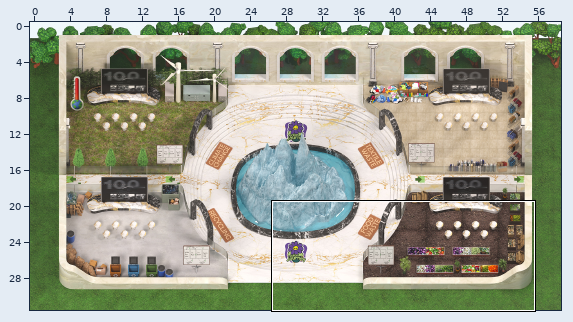
Two versions of a level (Tiled map (JSON), Symposium.tmj). The first picture is a wide view before the edit; the outline marks the close-up.
Close-up. As it was:
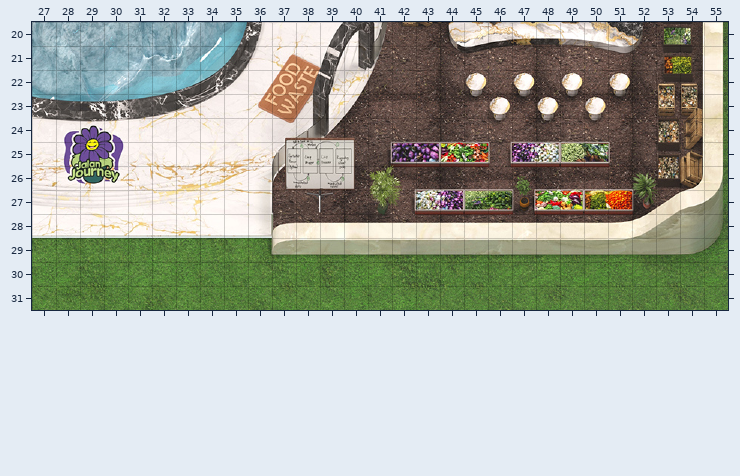
Cells are 32x32 px. Shown: x 27..55, y 20..31. The commit also changed other parts of the map, which this record leaves out. Tiles whose own drawing changed are shown in their newer look in all pictures.
Now the later version:
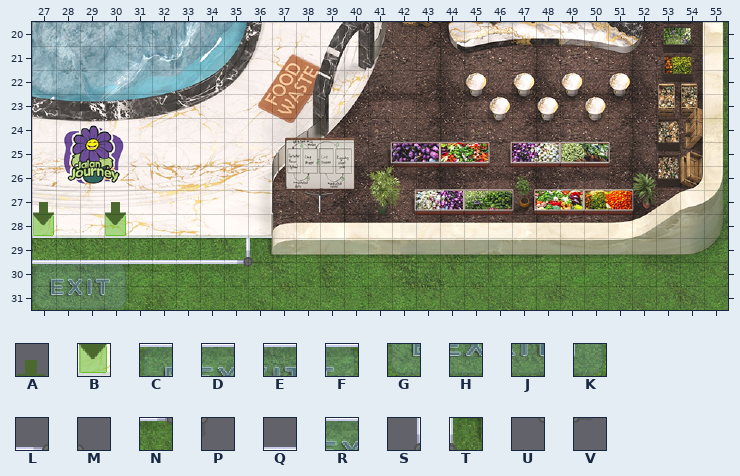
Key: from "Ground tiles": A 81, B 100, C 203, D 204, E 205, F 206, G 222, H 223, J 224, K 225; from "elements": L 232, M 233, N 250, P 251, Q 269, R 287, S 302, T 303, U 320, V 321.
_ is an empty cell.
See-through tiles are keyed as they look on the map.
From old to new:
Layer "floor/Elements":
y 27: x 27 _ -> A; x 30 _ -> A
y 28: x 27 _ -> B; x 30 _ -> B
y 30: x 27..30 ____ -> CDEF
y 31: x 27..30 ____ -> GHJK
Layer "Door_opened":
y 29: x 35..36 __ -> ST
y 30: x 35..36 __ -> UV
Layer "Door_closed":
y 29: x 27..36 __________ -> QQQQQQQQLM
y 30: x 27..36 __________ -> RRRRRRRRNP
Where, in picture pixels (left, top, right, bottom), the same in both close-ups:
added: (32, 202, 262, 310)
